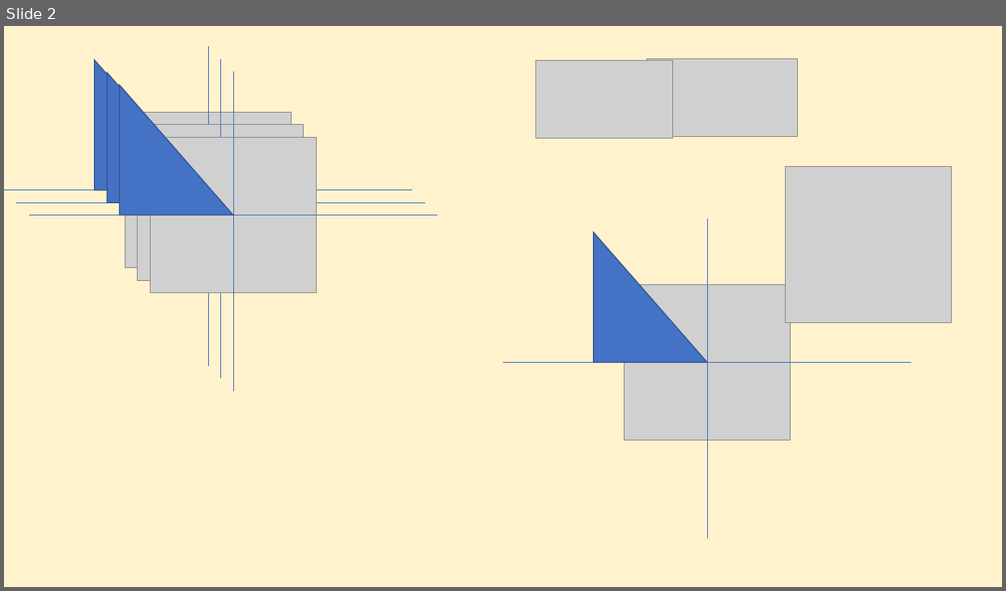
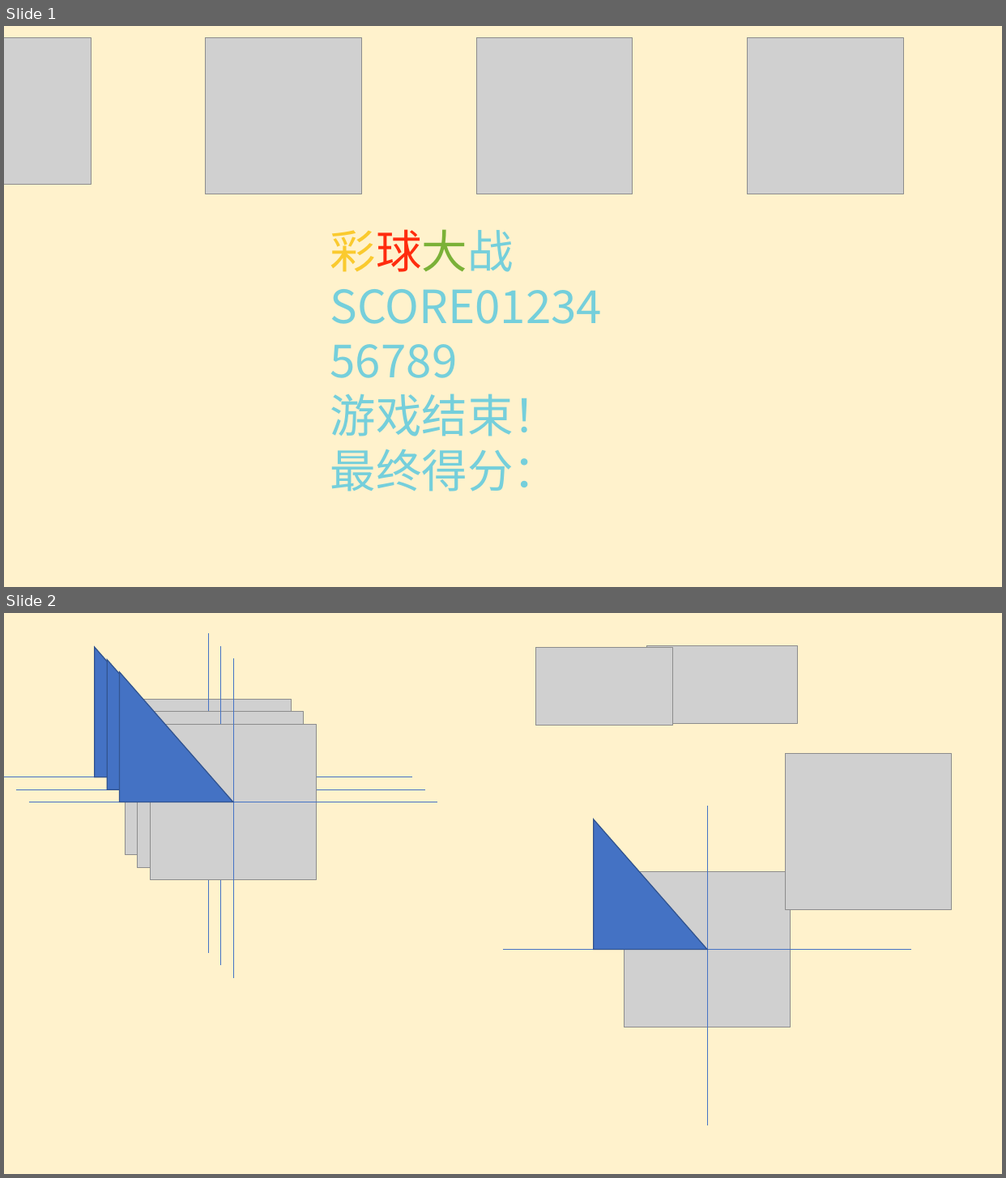
Before and after one commit to Husaimawx/war-of-colourBall, a slide deck: 演示文稿1.pptx. Shown one above the other, each under a label of ours: slide 2 before the commit, slides 1 and 2 after it. The pictures are 1006x591 and 1006x1178 pixels, drawn with LibreOffice and Linux fonts; fonts in the diff are those of the drawing; grey boxes stand for pictures; background and template pictures are left out. Boxes give left, top, right and bottom in pixels: in the first picture for what was removed or moved away, otherwise in the second. Text is boxed around its words. In the diff, an @@ line names an element or a change of style, - is before the commit and + after.

```diff
--- a/演示文稿1.pptx
+++ b/演示文稿1.pptx
@@ slide 1 added at [4, 26, 1002, 587], background #FFF2CC @@
@@ picture added at [4, 38, 91, 185] @@
@@ picture added at [206, 38, 361, 194] @@
@@ picture added at [476, 38, 632, 194] @@
@@ picture added at [748, 38, 903, 194] @@
@@ text added at [330, 229, 559, 492], 44 pt, text #75CFDB @@
+彩球大战 SCORE0123456789
+游戏结束！
+最终得分：
```
Also in this commit, not shown: 1 slide removed, 13 other files.
